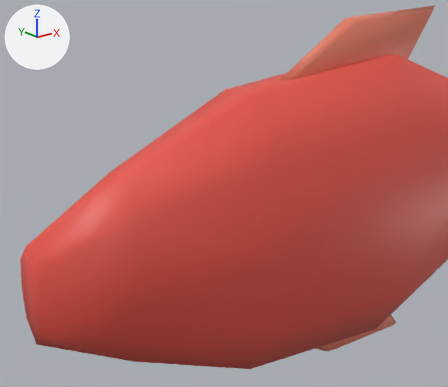
One commit to the glTF model models/Fish.gltf: the scene before it, then after it.
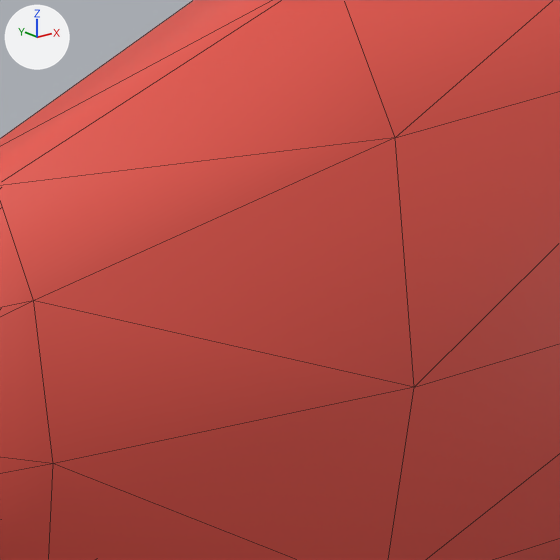
There are two pictures of each version: one from a 50 mm camera at (-1.021, -2.731, 1.384) aimed at (1.129, -0.042, 0.308), one close up on the part from 28% to 76% of the width and 28% to 83% of the height. Every picture has the same lights, and +X, +Y and +Z are marked at upper left. The close-ups show mesh edges as thin lines. Where no turn or scale is listed for an object, it has been applied to the vertices. Vertices at the same position are counted once.
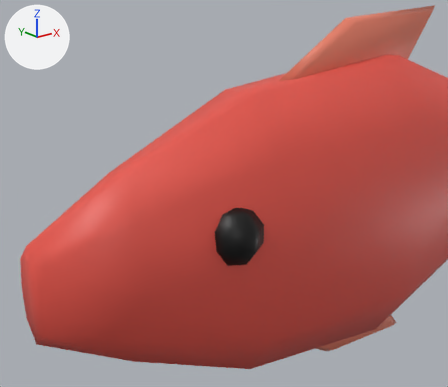
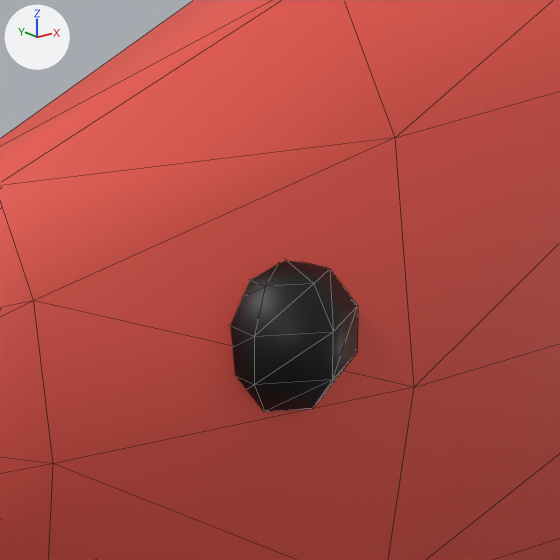
Location of each change, [x1, y1, x2, y2] in pixels of the close-ups (560 x 560 px):
'Sphere.001', reshaped (not visible before)
    after: [230, 261, 358, 412]

What changed in the scene script:
```text
Change me_sphere_001:
    where me_sphere_001.from_pydata(...)  # 26 vertices, 48 faces; spans x -1.115..-0.835, y 0.136..0.458, z -0.014..0.326
    used by ob_sphere_001; location = (1.975, 0.0, 0.0)
    me_sphere_001 part 1: a new loose piece, a UV sphere (6 segments, 5 rings, poles along z) spanning x -1.115..-0.835, y -0.458..-0.136, z -0.014..0.326, in mat_fisheye (black #000000)
```
